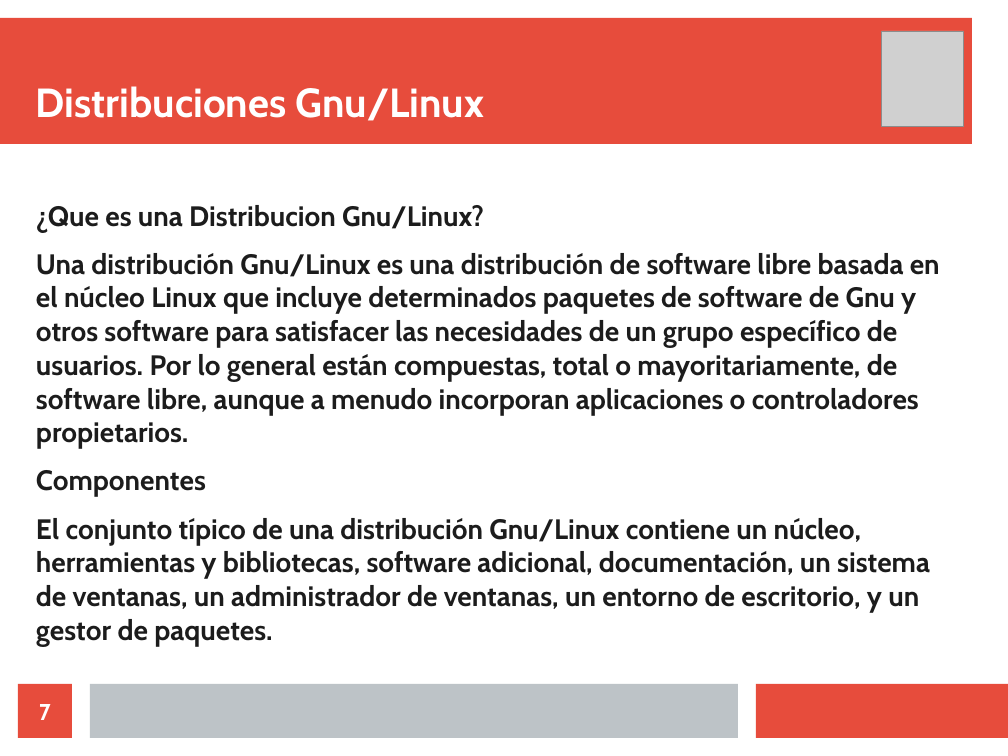
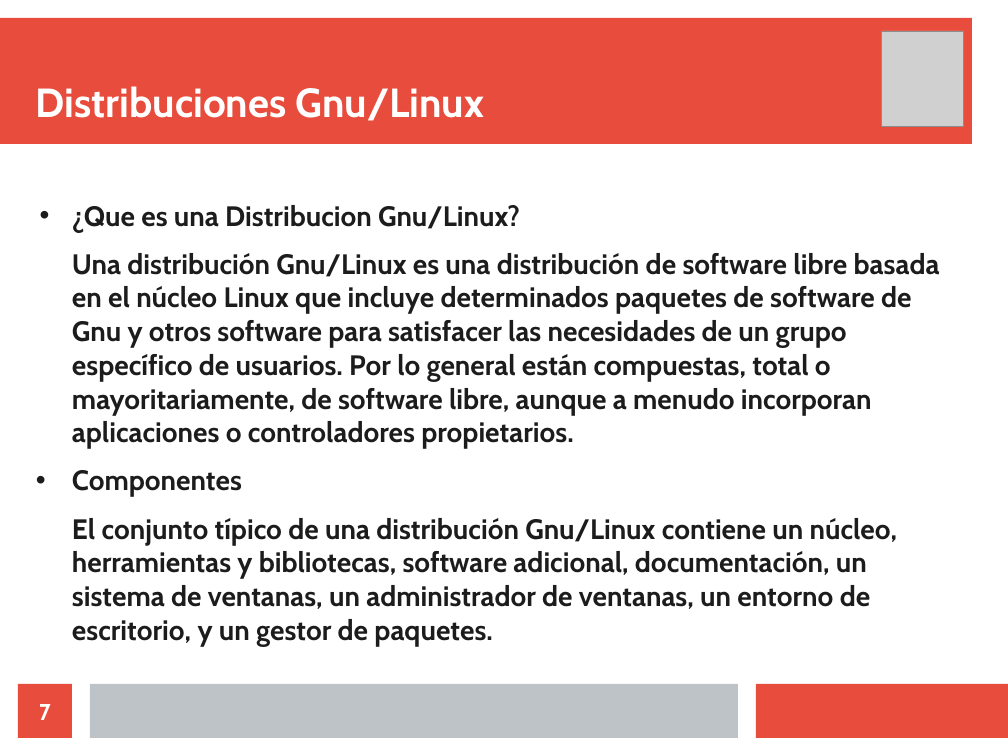
Before and after one commit to gacsnic/exposicion-software-libre, a slide deck: slide 7 of sotfwarelibre.odp. Drawn at 1008x756 pixels with LibreOffice and Linux fonts; fonts in the diff are those of the drawing; grey boxes stand for pictures. Boxes give left, top, right and bottom in pixels: in the first picture for what was removed or moved away, otherwise in the second. Text is boxed around its words. In the diff, an @@ line names an element or a change of style, - is before the commit and + after.

```diff
--- a/sotfwarelibre.odp
+++ b/sotfwarelibre.odp
@@ text "¿Que es una Distribucion Gnu/Linux?" at <box>72,205,940,646</box>: bullet none to •; indent changed @@
```
Also in this commit, not shown: 1 other slide changed, 2 slides added, 1 slide removed, 1 other file.
